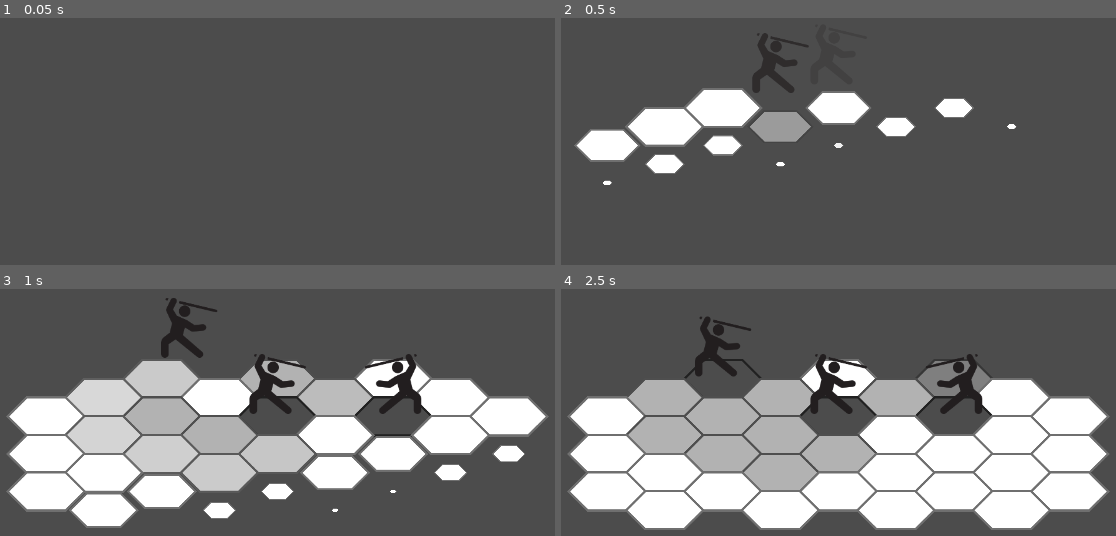
Above: before the commit, frames 1-4 (two rows, left to right).
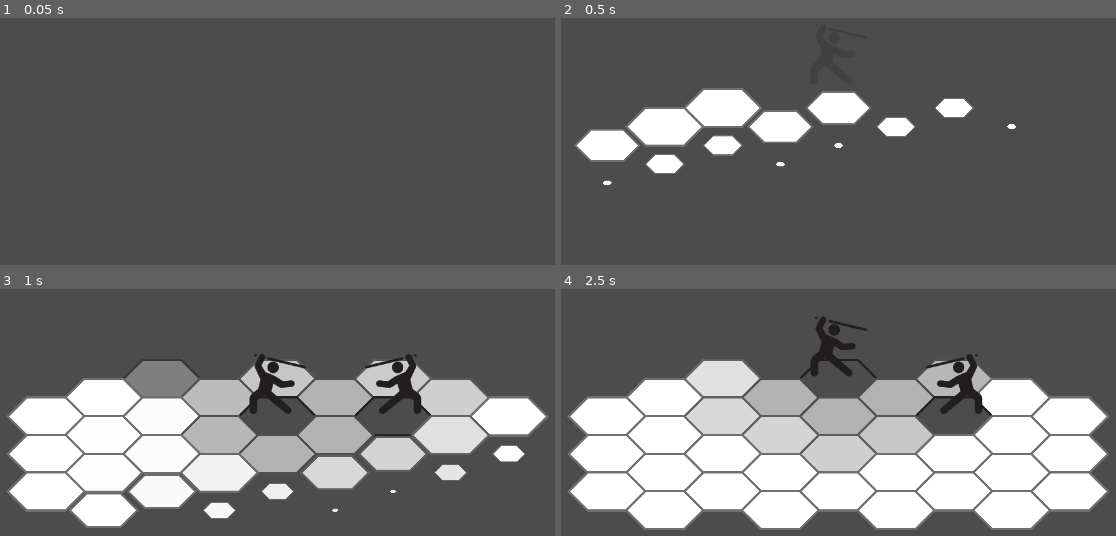
Above: after the commit, the same moments.

Repository: eduregis/hexachronos
Game: Godot game, scene res://View/Scenes/Scene1.tscn
The game is run twice, just before and just after one commit, with the same random seed, the same clock (stepped at 60 frames per second) and the same inputs.
Inputs (mouse positions are in pixels of both pictures, inside the frame that each line leads up to):
- Up to frame 1 (0.05 s): no input
- Up to frame 2 (0.5 s): no input
- Up to frame 3 (1 s): tap Enter (ui_accept) at 0.5, 0.77 s; move the mouse to (160, 377) at 0.52 s; hold Right (ui_right) from 0.53 s (still down); click (160, 377) at 0.67 s
- Up to frame 4 (2.5 s): move the mouse to (838, 377) at 1.27 s; release Right (ui_right) at 1.28 s; click (838, 377) at 1.42 s; tap Enter (ui_accept) at 1.52 s; move the mouse to (955, 377) at 2.02 s; hold Right (ui_right) from 2.03 s (still down); click (955, 377) at 2.17 s

Frame 1 is identical in both runs. In frame 2, 2.0% of the frame differs, in the area x 33-46%, y 6-51%; in frame 3, 19%, in the area x 12-88%, y 3-82%; in frame 4, 19%.

Commit message:
hit rate, damage and critical

Diff:
--- a/Controller/Components/Character.gd
+++ b/Controller/Components/Character.gd
@@ -5,12 +5,31 @@
 export var team = ""
 export var defeated = false
 
+# basic stats
+export var strength = 0
+export var dexterity = 0
+export var intelligence = 0
+export var vitality = 0
+export var agility = 0
+export var luck = 0
+
+# generated stats
+export var hp = 0
+export var hp_max = 0
+export var attack = 0
+export var defense = 0
+export var hit_rate = 0
+export var evasion = 0
+export var crit_rate = 0
+export var movement = 0
+
 signal char_attack_to
 signal defeated
 
 var damage_text_position
 
 func _ready():
+	set_stats()
 	$RichTextLabel.modulate = Color(1,1,1,0)
 	$Sprite.modulate = Color(1,1,1,0)
 	if team == "foe":
@@ -29,9 +48,43 @@
 	)
 	tween.start()
 
+func set_stats():
+	strength = character_info["strength"]
+	dexterity = character_info["dexterity"]
+	intelligence = character_info["intelligence"]
+	vitality = character_info["vitality"]
+	agility = character_info["agility"]
+	luck = character_info["luck"]
+
+	hp_max = int(vitality*4.7)
+	hp = hp_max
+	attack = int(strength + (dexterity/2))
+	defense = int(vitality + (agility/2))
+	hit_rate = int(dexterity + (agility/2) + (luck/4))
+	evasion = int(agility + (dexterity/2) + (luck/4))
+	movement = int(agility/6) + 1
+
+	print(character_info["name"])
+	print("hp: ", hp)
+	print("attack: ", attack)
+	print("defense: ", defense)
+	print("hit_rate: ", hit_rate)
+	print("evasion: ", evasion)
+	print("")
+
 func take_damage(char_attack):
-	character_info["hp"] -= char_attack.character_info["attack"]
-	$RichTextLabel.bbcode_text = String(char_attack.character_info["attack"])
+	var hit_rate_final = ((85 * char_attack.hit_rate) / evasion)
+	var hit_rate_random = (randi() % 100)
+	if hit_rate_final >= hit_rate_random:
+		var damage_oscilation = 80 + (randi() % 30)
+		var damage = ((damage_oscilation * char_attack.attack * char_attack.attack) / (defense * 100))
+		var crit_rate_random = (randi() % 100)
+		if luck >= crit_rate_random:
+			damage = int(damage * 1.5)
+		hp -= damage
+		$RichTextLabel.bbcode_text = "[center]" + String(damage) + "[/center]"
+	else:
+		$RichTextLabel.bbcode_text = "[center]MISS[/center]"
 	$Tween.interpolate_property(
 		$RichTextLabel, "modulate", Color(1,1,1,1), Color(1,1,1,0), 1,
 		Tween.TRANS_SINE, Tween.EASE_IN_OUT
@@ -69,7 +122,7 @@
 
 
 func _on_Tween_tween_completed(object, key):
-	if character_info["hp"] <= 0 && defeated == false:
+	if hp <= 0 && defeated == false:
 		emit_signal("defeated", team)
 		defeated = true
 	$RichTextLabel.rect_position = damage_text_position
--- a/Controller/Scenes/BasicScene.gd
+++ b/Controller/Scenes/BasicScene.gd
@@ -55,7 +55,7 @@
 	match turn_stage:
 		"menu":
 			turn_stage = "move"
-			paths = pathfinder(characters[turn_order_index].index, characters[turn_order_index].character_info["movement"], true)
+			paths = pathfinder(characters[turn_order_index].index, characters[turn_order_index].movement, true)
 			var path_index = 0
 			for path in paths:
 				tile_map[path.y][path.x].path_tile(path_index)
@@ -110,7 +110,7 @@
 func move_foe_IA():
 	yield(get_tree().create_timer(1.0), "timeout")
 	var find_target = false
-	var foe_paths = pathfinder(characters[turn_order_index].index, characters[turn_order_index].character_info["movement"], true)
+	var foe_paths = pathfinder(characters[turn_order_index].index, characters[turn_order_index].movement, true)
 	foe_paths.append(characters[turn_order_index].index)
 	for foe_path in foe_paths:
 		var adjacent_paths = pathfinder(foe_path, characters[turn_order_index].character_info["range"], false)
@@ -126,7 +126,7 @@
 func attack_foe_IA():
 	yield(get_tree().create_timer(1.0), "timeout")
 	var find_target = false
-	var foe_paths = pathfinder(characters[turn_order_index].index, characters[turn_order_index].character_info["movement"], false)
+	var foe_paths = pathfinder(characters[turn_order_index].index, characters[turn_order_index].movement, false)
 	for foe_path in foe_paths:
 		for character in characters:
 			if (character.index == foe_path) && (character.team == "ally") && !find_target:
--- a/Controller/Scenes/Scene1.gd
+++ b/Controller/Scenes/Scene1.gd
@@ -1,6 +1,7 @@
 extends "res://Controller/Scenes/BasicScene.gd"
 
 func _ready():
+	randomize()
 #	load_dialogue("0001")
 #	load_question("0001")
 #	yield(self, "answer_index")
@@ -11,7 +12,7 @@
 
 #	GERAR TILEMAP
 	load_tilemap("0001")
-	set_ally("Tanker", 1, 1)
+#	set_ally("Tanker", 1, 1)
 	set_ally("Mechanic", 2, 2)
 	set_foe("Foe", 3, 2)
 	start_combat()
--- a/Database/hexachronosCharacters.json
+++ b/Database/hexachronosCharacters.json
@@ -3,35 +3,32 @@
     "characters": [
         {
             "name": "Tanker",
-            "hp": 100,
-            "attack": 15,
-            "defense": 30,
-            "accuracy": 10,
-            "dodge": 8,
-            "speed": 10,
-            "movement": 2,
+            "strength": 15,
+            "dexterity": 9,
+            "intelligence": 8,
+            "vitality": 16,
+            "agility": 6,
+            "luck": 10,
             "range": 1
         },
         {
             "name": "Mechanic",
-            "hp": 40,
-            "attack": 18,
-            "defense": 12,
-            "accuracy": 10,
-            "dodge": 15,
-            "speed": 30,
-            "movement": 3,
+            "strength": 9,
+            "dexterity": 13,
+            "intelligence": 14,
+            "vitality": 10,
+            "agility": 13,
+            "luck": 8,
             "range": 2
         },
         {
             "name": "Foe",
-            "hp": 50,
-            "attack": 15,
-            "defense": 10,
-            "accuracy": 10,
-            "dodge": 8,
-            "speed": 15,
-            "movement": 2,
+            "strength": 11,
+            "dexterity": 11,
+            "intelligence": 11,
+            "vitality": 11,
+            "agility": 11,
+            "luck": 11,
             "range": 1
         }
     ]
--- a/View/Components/Character.tscn
+++ b/View/Components/Character.tscn
@@ -14,10 +14,10 @@
 [node name="RichTextLabel" type="RichTextLabel" parent="."]
 anchor_top = 0.00130627
 anchor_bottom = 0.00130627
-margin_left = -22.4857
-margin_top = -126.516
-margin_right = 22.5143
-margin_bottom = -102.516
+margin_left = -47.0
+margin_top = -127.0
+margin_right = 46.0
+margin_bottom = -103.0
 custom_fonts/normal_font = SubResource( 1 )
 custom_colors/default_color = Color( 0, 0, 0, 1 )
 bbcode_enabled = true
